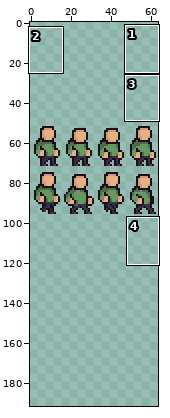
Two states of a sprite sheet, resources/character.png. Above, an overview of the earlier version with the close-up marked.
Close-up. The starting point:
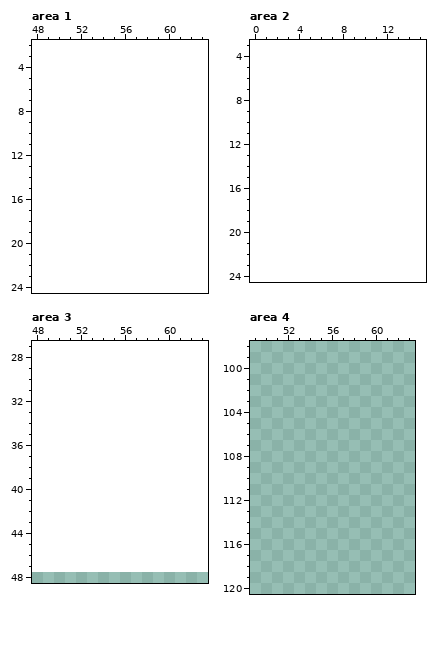
The file is 128x96 pixels. Shown: area 1: x 48..63, y 2..24; area 2: x 0..15, y 3..24; area 3: x 48..63, y 27..48; area 4: x 49..63, y 98..120. The old version is drawn lined up with the new one, on the new canvas. The commit also changed other parts of the picture, which this record leaves out.
After:
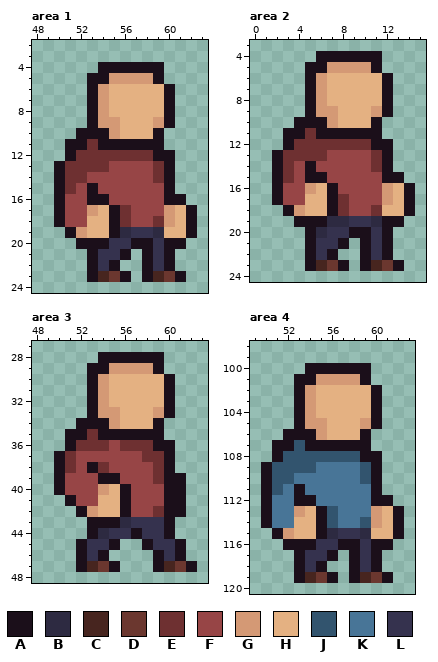
Palette (. is transparent): A #1b0f1a  B #2d2a41  C #47251f  D #6b372f  E #6e3031  F #974546  G #d49975  H #e4b182  J #32546e  K #487597  L #35324e
What changed:
canvas 128x96 -> 64x192, the old top-left corner now at 0,48 (the part of the old canvas that was cut away was empty and is not shown)
Area 1:
y 4: x 54..59 ...... -> AAAAAA
y 5: x 53..59 ....... -> AAGGGGA
y 6..8: x 53..60 ........ -> AGHHHHHA
y 9: x 53..60 ........ -> AGGHHHGA
y 10: x 52..59 ........ -> AAAGHHHA
y 11: x 51..59 ......... -> AAEAAAAAA
y 12: x 51..60 .......... -> AEEEEEEEAA
y 13: x 50..60 ........... -> AEEEEFFFFEA
y 14: x 50..60 ........... -> AEEFFFFFFEA
y 15: x 50..60 ........... -> AEFAFFFFFFA
y 16: x 50..61 ............ -> AFFAAFFFFFAA
y 17: x 50..62 ............. -> AFFGHAEFFFGHA
y 18: x 50..62 ............. -> AFFHHAEFFEGHA
y 19: x 51..62 ............ -> AGHHABLLBHHA
y 20: x 52..61 .......... -> AAALLAALAA
y 21: x 53..56 .... -> ALLA; x 58..60 ... -> ALA
y 22: x 53..55 ... -> ALA; x 58..60 ... -> ALA
y 23: x 53..56 .... -> ACDA; x 58..61 .... -> ACDA
Area 2:
y 4: x 6..11 ...... -> AAAAAA
y 5: x 5..11 ....... -> AAGGGGA
y 6..8: x 5..12 ........ -> AGHHHHHA
y 9: x 5..12 ........ -> AGGHHHGA
y 10: x 4..11 ........ -> AAAGHHHA
y 11: x 3..11 ......... -> AAEAAAAAA
y 12: x 3..12 .......... -> AEEEEEEEAA
y 13: x 2..12 ........... -> AEEEEFFFFEA
y 14: x 2..12 ........... -> AEFAFFFFFEA
y 15: x 2..13 ............ -> AEFAAFFFFFAA
y 16: x 2..14 ............. -> AFFGHAFFFFGHA
y 17: x 2..14 ............. -> AFFHHAEFFFGHA
y 18: x 3..14 ............ -> AGHHAEFFEHHA
y 19: x 4..13 .......... -> AAABBLLBAA
y 20: x 5..12 ........ -> ABLLAALA
y 21: x 5..8 .... -> ALLA; x 10..12 ... -> ALA
y 22: x 5..7 ... -> ALA; x 10..12 ... -> ALA
y 23: x 5..8 .... -> ACDA; x 10..13 .... -> ACDA
Area 3:
y 28: x 54..59 ...... -> AAAAAA
y 29: x 53..59 ....... -> AAGGGGA
y 30..32: x 53..60 ........ -> AGHHHHHA
y 33: x 53..60 ........ -> AGGHHHGA
y 34: x 52..59 ........ -> AAAGHHHA
y 35: x 51..59 ......... -> AAEAAAAAA
y 36: x 51..60 .......... -> AEEEFEEEAA
y 37: x 50..60 ........... -> AEFFFFFFEEA
y 38: x 50..60 ........... -> AEFAEFFFFEA
y 39: x 50..61 ............ -> AFFFAAFFFEAA
y 40: x 50..61 ............ -> AFFFGHAFFFAA
y 41: x 51..61 ........... -> AFFHHAFFFAA
y 42: x 52..61 .......... -> AGHHAFFEAA
y 43: x 53..60 ........ -> AAABLLLA
y 44: x 53..60 ........ -> ABLLALLA
y 45: x 52..55 .... -> ALLA; x 58..61 .... -> ALLA
y 46: x 52..54 ... -> ALA; x 59..61 ... -> ALA
y 47: x 52..55 .... -> ACDA; x 59..62 .... -> ACDA
Area 4:
y 100: x 54..59 ...... -> AAAAAA
y 101: x 53..59 ....... -> AAGGGGA
y 102..104: x 53..60 ........ -> AGHHHHHA
y 105: x 53..60 ........ -> AGGHHHGA
y 106: x 52..59 ........ -> AAAGHHHA
y 107: x 51..59 ......... -> AAJAAAAAA
y 108: x 51..60 .......... -> AJJJJJJJAA
y 109: x 50..60 ........... -> AJJJJKKKKJA
y 110: x 50..60 ........... -> AJJKKKKKKJA
y 111: x 50..60 ........... -> AJKAKKKKKKA
y 112: x 50..61 ............ -> AKKAAKKKKKAA
y 113: x 50..62 ............. -> AKKGHAJKKKGHA
y 114: x 50..62 ............. -> AKKHHAJKKJGHA
y 115: x 51..62 ............ -> AGHHABLLBHHA
y 116: x 52..61 .......... -> AAALLAALAA
y 117: x 53..56 .... -> ALLA; x 58..60 ... -> ALA
y 118: x 53..55 ... -> ALA; x 58..60 ... -> ALA
y 119: x 53..56 .... -> ACDA; x 58..61 .... -> ACDA
Changed places in both close-ups, as pixel boxes (x1, y1, x2, y2):
added: (54, 62, 197, 282)
added: (272, 51, 415, 271)
added: (54, 352, 197, 572)
added: (261, 363, 404, 583)
